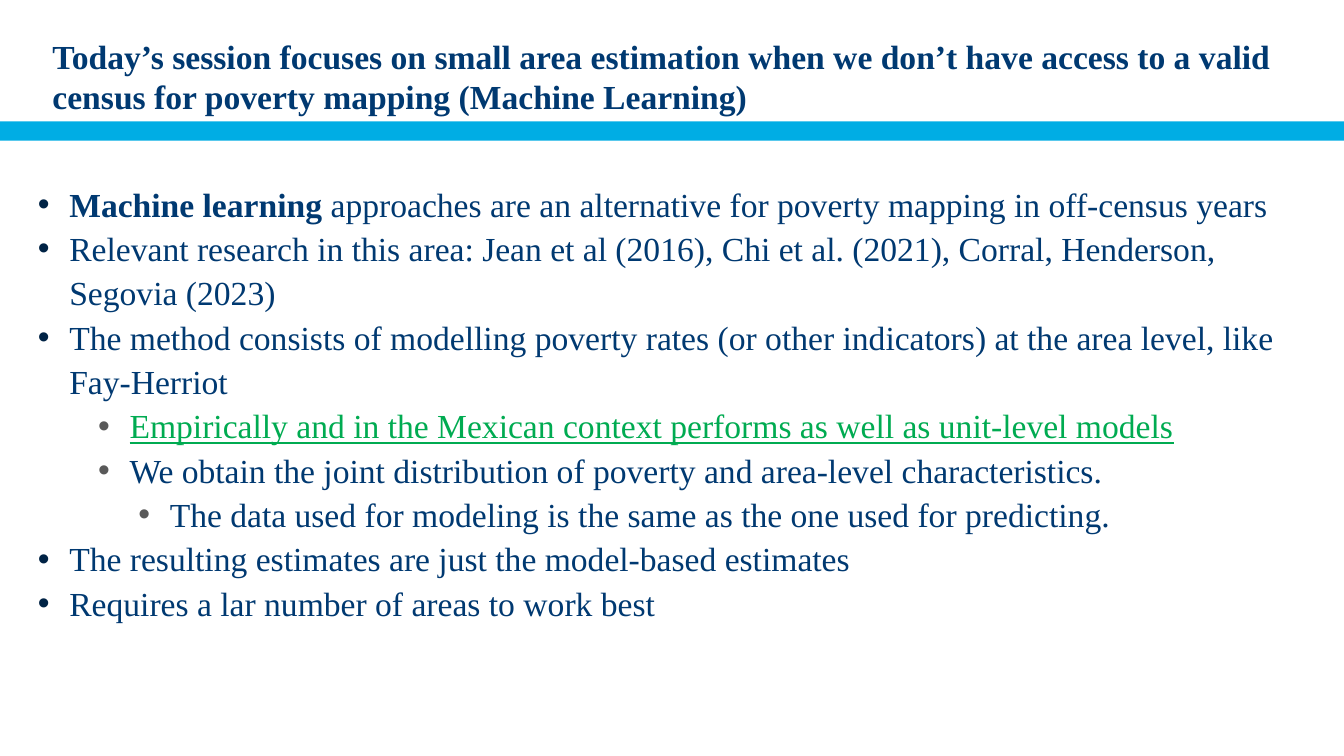
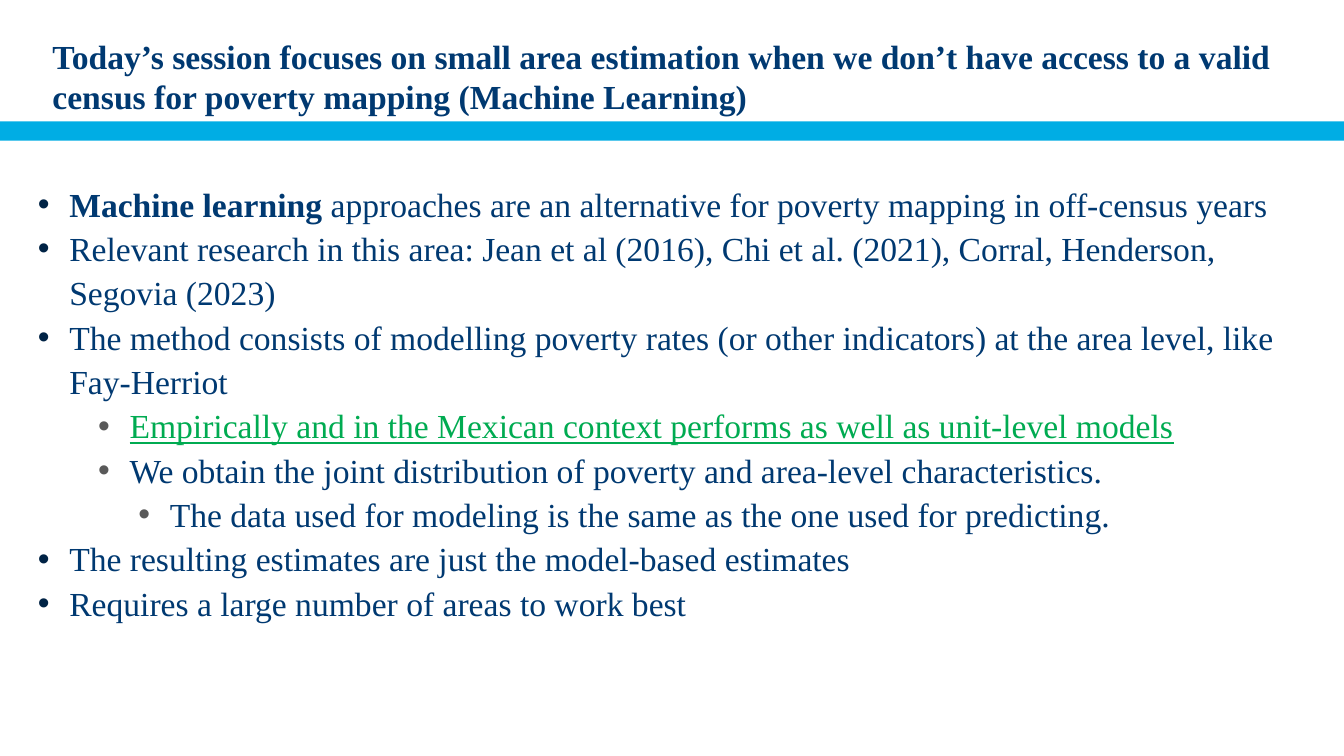
Before and after one commit to pcorralrodas/wb_sae_training, a slide deck: slide 4 of 02.Area_level_models/03.presentation/Off_census_years_sae.pptx. Drawn at 1344x756 pixels with LibreOffice and Linux fonts; fonts in the diff are those of the drawing; background and template pictures are left out. Boxes give left, top, right and bottom in pixels: in the first picture for what was removed or moved away, otherwise in the second. Text is boxed around its words. In the diff, an @@ line names an element or a change of style, - is before the commit and + after.

Commit message:
Update Off_census_years_sae.pptx
Modified and simplified presentation. Added a slide about Accuracy and precision in the evaluation of estimates' section.

```diff
--- a/02.Area_level_models/03.presentation/Off_census_years_sae.pptx
+++ b/02.Area_level_models/03.presentation/Off_census_years_sae.pptx
@@ text at <box>69,592,686,622</box>: text changed @@
-    • Requires a lar number of areas to work best
+    • Requires a large number of areas to work best
```
Also in this commit, not shown: 10 other slides changed, 1 slide added, 1 slide removed.
